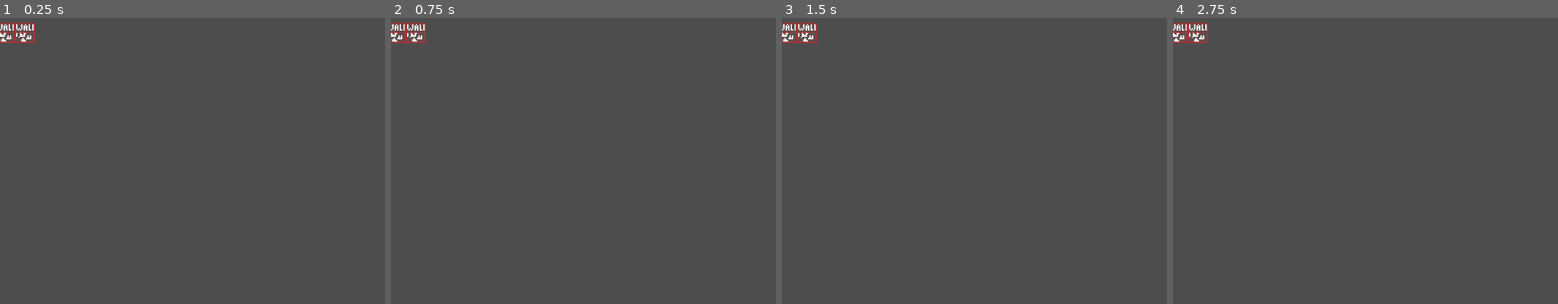
Above: before the commit, frames 1-4 (left to right).
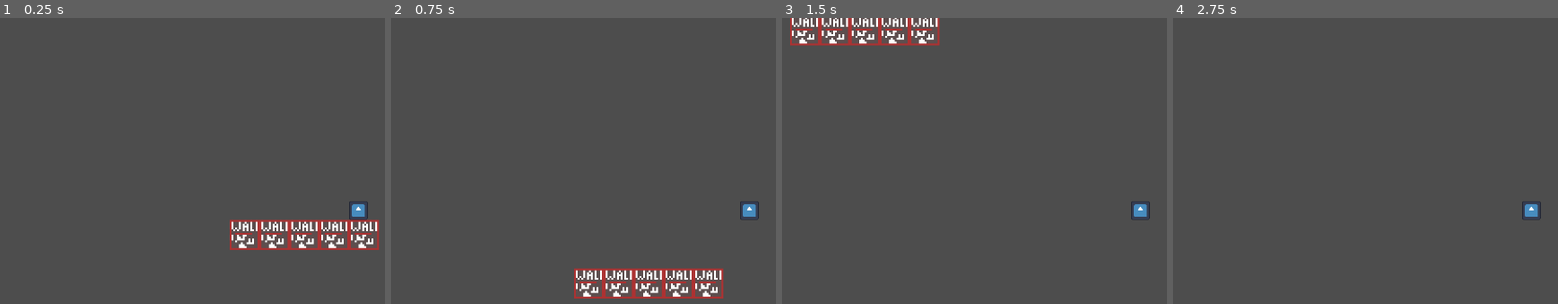
Above: after the commit, the same moments.

Repository: Plackett/LD57
Game: Godot game, scene res://scenes/level_play_1.tscn
Two runs of this game, one before a commit and one after it. Both use one fixed random seed, a clock stepped at 60 frames per second and the inputs below. This scene is started directly instead of the project's main scene. The engine's default icon, where the game draws it, is replaced by a stand-in: a white triangle on a blue panel in a dark square.
Inputs:
- Up to frame 1 (0.25 s): no input
- Up to frame 2 (0.75 s): tap Enter (ui_accept) at 0.5 s; hold Right (ui_right) from 0.53 s (still down)
- Up to frame 3 (1.5 s): keep holding Right (ui_right); tap Enter (ui_accept) at 0.77 s
- Up to frame 4 (2.75 s): tap Enter (ui_accept) at 1.52, 2 s; release Right (ui_right) at 2.03 s; hold Left (ui_left) from 2.03 s (still down)

The runs differ from the first frame. In frame 1, 3.2% of the frame differs, in the area x 0-99%, y 1-82%; in frame 2, 3.2%, in the area x 0-96%, y 1-99%; in frame 3, 2.6%; in frame 4, 0.6%.

Commit message:
Had to add a Camera2D

Diff:
--- a/scenes/level_play_1.tscn
+++ b/scenes/level_play_1.tscn
@@ -1,8 +1,15 @@
-[gd_scene load_steps=2 format=3 uid="uid://c8i0ufc30bg4p"]
+[gd_scene load_steps=3 format=3 uid="uid://c8i0ufc30bg4p"]
 
 [ext_resource type="PackedScene" uid="uid://rjrceyv1d3dq" path="res://scenes/tile.tscn" id="1_olh1y"]
+[ext_resource type="PackedScene" uid="uid://b706nn3irhgg" path="res://scenes/player.tscn" id="2_wb0lr"]
 
 [node name="Level_Play1" type="Node2D"]
 
 [node name="TileMapLayer" parent="." instance=ExtResource("1_olh1y")]
 tile_map_data = PackedByteArray(0, 0, 0, 0, 1, 0, 0, 0, 1, 0, 0, 0, 0, 0, 254, 255, 1, 0, 0, 0, 1, 0, 0, 0, 0, 0, 252, 255, 1, 0, 0, 0, 1, 0, 0, 0, 0, 0, 250, 255, 1, 0, 0, 0, 1, 0, 0, 0, 0, 0, 2, 0, 1, 0, 0, 0, 1, 0, 0, 0, 0, 0)
+
+[node name="CharacterBody2D" parent="." instance=ExtResource("2_wb0lr")]
+position = Vector2(34, 7)
+
+[node name="Camera2D" type="Camera2D" parent="CharacterBody2D"]
+zoom = Vector2(1.5, 1.5)
